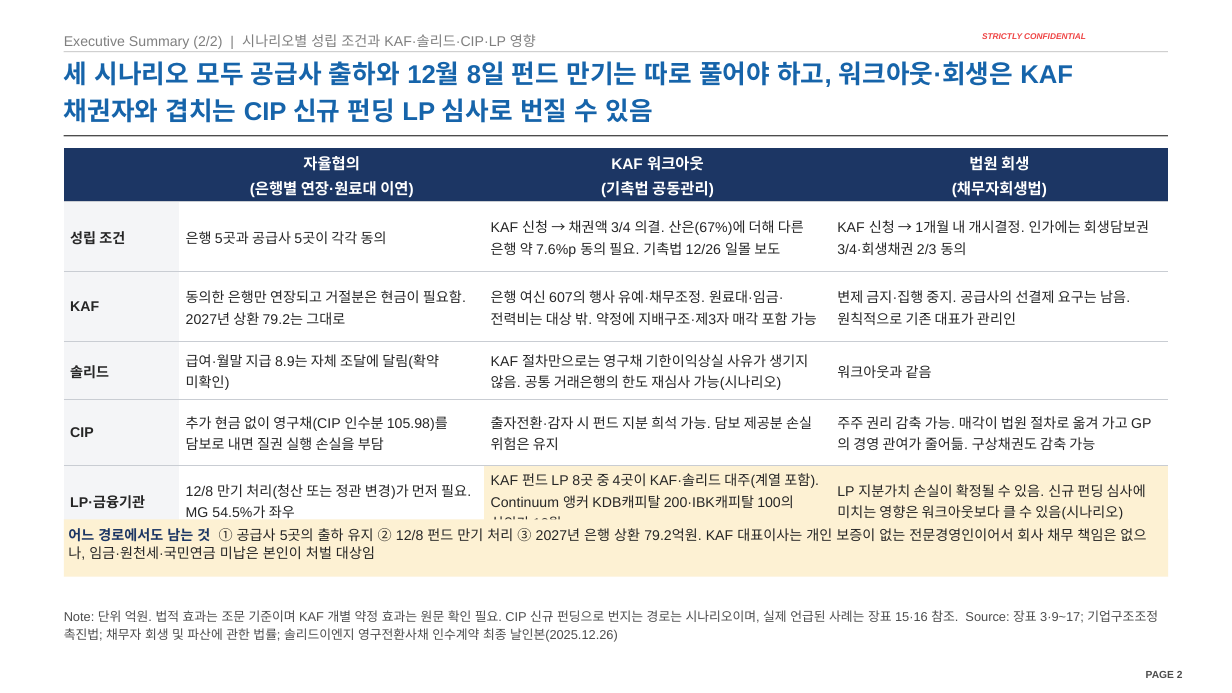
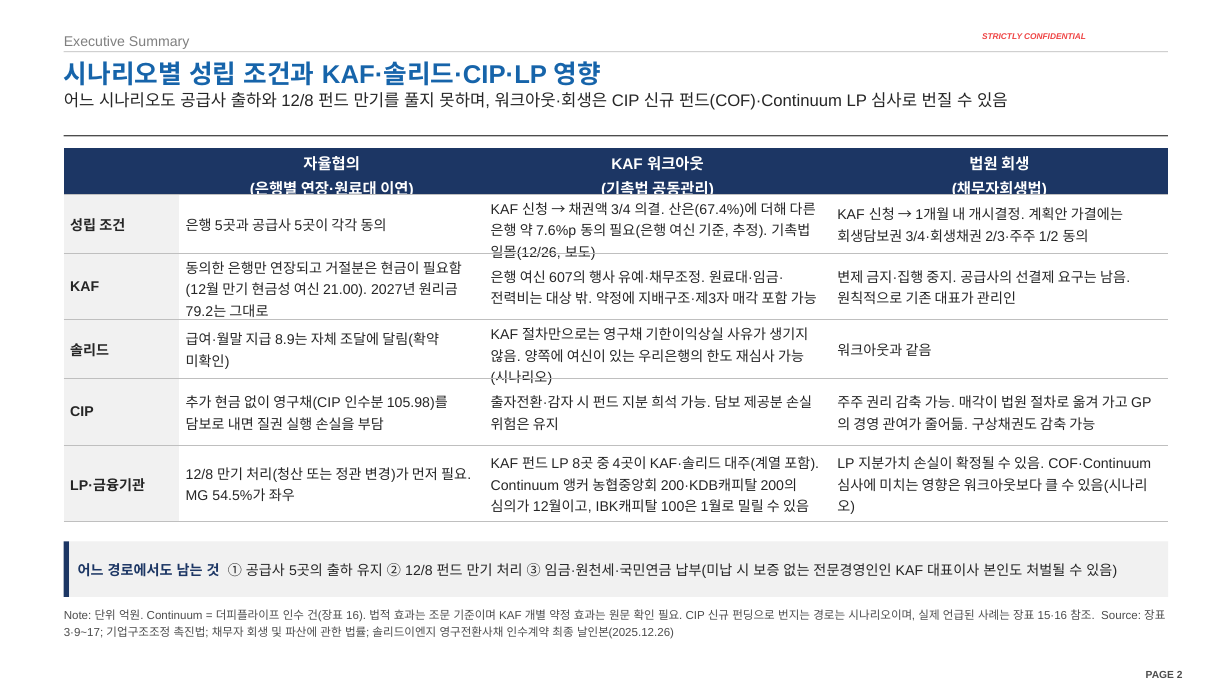
Before and after one commit to jogyesung/GS-Secretary, a slide deck: slide 2 of outputs/CIP_KAF_솔리드_자금조달차질_시나리오_20261118.pptx. Drawn at 1232x693 pixels with LibreOffice and Linux fonts; fonts in the diff are those of the drawing; background and template pictures are left out. Boxes give left, top, right and bottom in pixels: in the first picture for what was removed or moved away, otherwise in the second. Text is boxed around its words. In the diff, an @@ line names an element or a change of style, - is before the commit and + after.

```diff
--- a/outputs/CIP_KAF_솔리드_자금조달차질_시나리오_20261118.pptx
+++ b/outputs/CIP_KAF_솔리드_자금조달차질_시나리오_20261118.pptx
@@ text at (64, 36, 190, 49): text changed @@
-Executive Summary (2/2) | 시나리오별 성립 조건과 KAF·솔리드·CIP·LP 영향
+Executive Summary
@@ title "시나리오별 성립 조건과 KAF·솔리드·CIP·LP 영향" at (64, 61, 601, 86): vertical alignment bottom to top @@
@@ title at (64, 61, 601, 86): text changed @@
-세 시나리오 모두 공급사 출하와 12월 8일 펀드 만기는 따로 풀어야 하고, 워크아웃·회생은 KAF 채권자와 겹치는 CIP 신규 펀딩 LP 심사로 번질 수 있음
+시나리오별 성립 조건과 KAF·솔리드·CIP·LP 영향
@@ text added at (64, 92, 1008, 110), 13 pt, text #262626 @@
+어느 시나리오도 공급사 출하와 12/8 펀드 만기를 풀지 못하며, 워크아웃·회생은 CIP 신규 펀드(COF)·Continuum LP 심사로 번질 수 있음
@@ table at (64, 148, 1168, 518) @@
-row 2, column 3: KAF 신청 → 채권액 3/4 의결. 산은(67%)에 더해 다른 은행 약 7.6%p 동의 필요. 기촉법 12/26 일몰 보도
+row 2, column 3: KAF 신청 → 채권액 3/4 의결. 산은(67.4%)에 더해 다른 은행 약 7.6%p 동의 필요(은행 여신 기준, 추정). 기촉법 일몰(12/26, 보도)
-row 2, column 4: KAF 신청 → 1개월 내 개시결정. 인가에는 회생담보권 3/4·회생채권 2/3 동의
+row 2, column 4: KAF 신청 → 1개월 내 개시결정. 계획안 가결에는 회생담보권 3/4·회생채권 2/3·주주 1/2 동의
-row 3, column 2: 동의한 은행만 연장되고 거절분은 현금이 필요함. 2027년 상환 79.2는 그대로
+row 3, column 2: 동의한 은행만 연장되고 거절분은 현금이 필요함(12월 만기 현금성 여신 21.00). 2027년 원리금 79.2는 그대로
-row 4, column 3: KAF 절차만으로는 영구채 기한이익상실 사유가 생기지 않음. 공통 거래은행의 한도 재심사 가능(시나리오)
+row 4, column 3: KAF 절차만으로는 영구채 기한이익상실 사유가 생기지 않음. 양쪽에 여신이 있는 우리은행의 한도 재심사 가능(시나리오)
-row 6, column 3: KAF 펀드 LP 8곳 중 4곳이 KAF·솔리드 대주(계열 포함). Continuum 앵커 KDB캐피탈 200·IBK캐피탈 100의 심의가 12월
+row 6, column 3: KAF 펀드 LP 8곳 중 4곳이 KAF·솔리드 대주(계열 포함). Continuum 앵커 농협중앙회 200·KDB캐피탈 200의 심의가 12월이고, IBK캐피탈 100은 1월로 밀릴 수 있음
-row 6, column 4: LP 지분가치 손실이 확정될 수 있음. 신규 펀딩 심사에 미치는 영향은 워크아웃보다 클 수 있음(시나리오)
+row 6, column 4: LP 지분가치 손실이 확정될 수 있음. COF·Continuum 심사에 미치는 영향은 워크아웃보다 클 수 있음(시나리오)
@@ fill #F4F5F7 to #F1F1F1 in 5 cells @@
@@ fill #FDF1D3 to none in 2 cells @@
@@ borders changed @@
@@ rectangle added at (64, 542, 69, 597), fill #1C3664 @@
@@ rectangle "어느 경로에서도 남는 것 ① ...": place and size @@
-rectangle "어느 경로에서도 남는 것 ① ..." at (64, 519, 1168, 577)
+rectangle "어느 경로에서도 남는 것 ① ..." at (69, 542, 1168, 597)
@@ rectangle "어느 경로에서도 남는 것 ① ..." at (69, 542, 1168, 597): vertical alignment top to middle; fill #FDF1D3 to #F1F1F1 @@
@@ text in rectangle at (78, 563, 1117, 578): text changed @@
-어느 경로에서도 남는 것 ① 공급사 5곳의 출하 유지 ② 12/8 펀드 만기 처리 ③ 2027년 은행 상환 79.2억원. KAF 대표이사는 개인 보증이 없는 전문경영인이어서 회사 채무 책임은 없으나, 임금·원천세·국민연금 미납은 본인이 처벌 대상임
+어느 경로에서도 남는 것 ① 공급사 5곳의 출하 유지 ② 12/8 펀드 만기 처리 ③ 임금·원천세·국민연금 납부(미납 시 보증 없는 전문경영인인 KAF 대표이사 본인도 처벌될 수 있음)
@@ text at (64, 609, 1165, 639): text changed; size 10 to 9 pt @@
-Note: 단위 억원. 법적 효과는 조문 기준이며 KAF 개별 약정 효과는 원문 확인 필요. CIP 신규 펀딩으로 번지는 경로는 시나리오이며, 실제 언급된 사례는 장표 15·16 참조. Source: 장표 3·9~17; 기업구조조정 촉진법; 채무자 회생 및 파산에 관한 법률; 솔리드이엔지 영구전환사채 인수계약 최종 날인본(2025.12.26)
+Note: 단위 억원. Continuum = 더피플라이프 인수 건(장표 16). 법적 효과는 조문 기준이며 KAF 개별 약정 효과는 원문 확인 필요. CIP 신규 펀딩으로 번지는 경로는 시나리오이며, 실제 언급된 사례는 장표 15·16 참조. Source: 장표 3·9~17; 기업구조조정 촉진법; 채무자 회생 및 파산에 관한 법률; 솔리드이엔지 영구전환사채 인수계약 최종 날인본(2025.12.26)
```
Also in this commit, not shown: 26 other slides changed, 2 other files.
